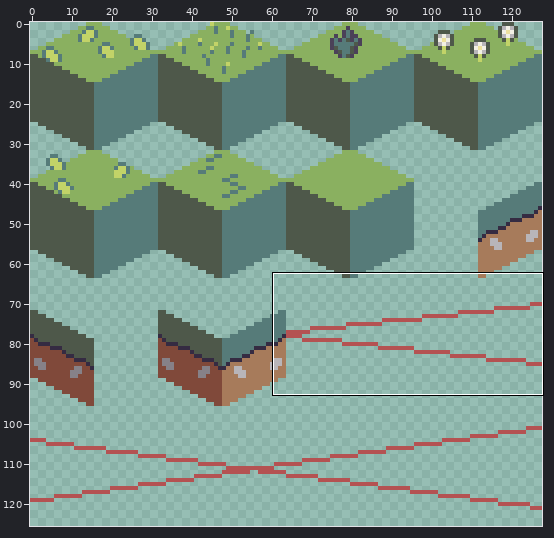
A pixel-art file gets an edit: Assets/Resources/IsometricTiles/earth_tiles_map.aseprite. The first picture is a wide view before the edit; the outline marks the close-up.
Close-up. Old version:
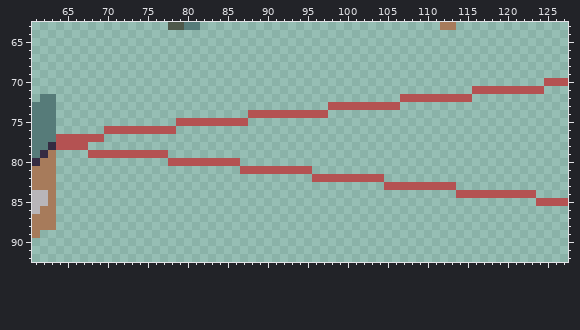
128x128 pixels, 1 frame. Shown: x 61..127, y 63..92. The wide view leaves out empty margins.
New version:
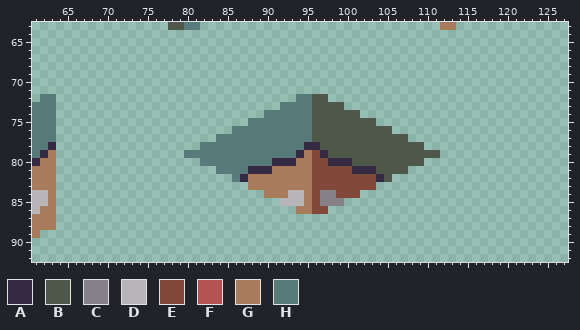
Palette (. is transparent): A #352b42  B #4e584a  C #868188  D #b8b5b9  E #80493a  F #b45252  G #a77b5b  H #567b79
The exact change:
Layers "material", "line_marker":
y 70: x 125..127 FFF -> ...
y 71: x 116..124 FFFFFFFFF -> .........
y 72: x 94..97 .... -> HHBB; x 107..115 FFFFFFFFF -> .........
y 73: x 92..106 ......FFFFFFFFF -> HHHHBBBB.......
y 74: x 88..101 FFFFFFFFFF.... -> ..HHHHHHBBBBBB
y 75: x 79..103 FFFFFFFFF................ -> .........HHHHHHHHBBBBBBBB
y 76: x 70..78 FFFFFFFFF -> .........; x 86..105 .................... -> HHHHHHHHHHBBBBBBBBBB
y 77: x 64..69 FFFFFF -> ......; x 84..107 ........................ -> HHHHHHHHHHHHBBBBBBBBBBBB
y 78: x 64..67 FFFF -> ....; x 82..109 ............................ -> HHHHHHHHHHHHHAABBBBBBBBBBBBB
y 79: x 68..77 FFFFFFFFFF -> ..........; x 80..111 ................................ -> HHHHHHHHHHHHHHAGEABBBBBBBBBBBBBB
y 80: x 78..109 FFFFFFFFF....................... -> ....HHHHHHHHHAAAGGEEAAABBBBBBBBB
y 81: x 84..107 ...FFFFFFFFF............ -> HHHHAAAGGGGGEEEEEAAABBBB
y 82: x 86..105 ..........FFFFFFFFF. -> HAGGGGGGGGEEEEEEEEAB
y 83: x 88..103 ................ -> GGGGGGGGEEEEEEEE; x 105..113 FFFFFFFFF -> .........
y 84: x 90..101 ............ -> GGGDDGECCEEE; x 114..123 FFFFFFFFFF -> ..........
y 85: x 92..99 ........ -> DDDGECCC; x 124..127 FFFF -> ....
y 86: x 94..97 .... -> GGEE
